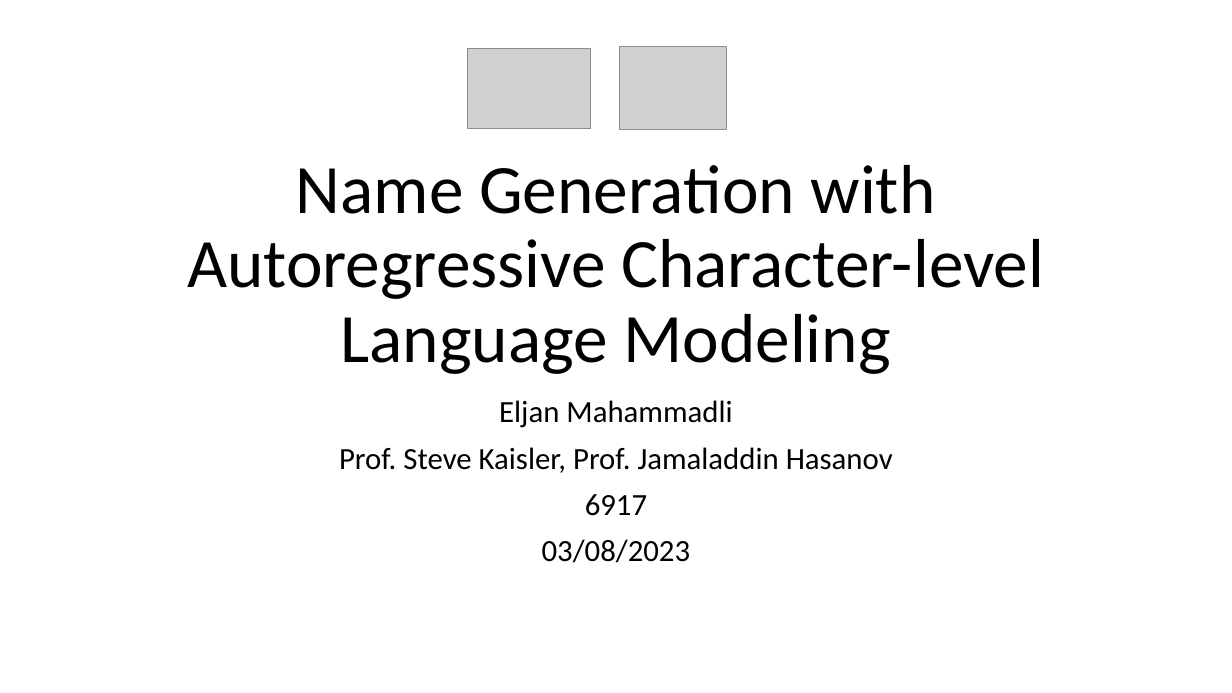
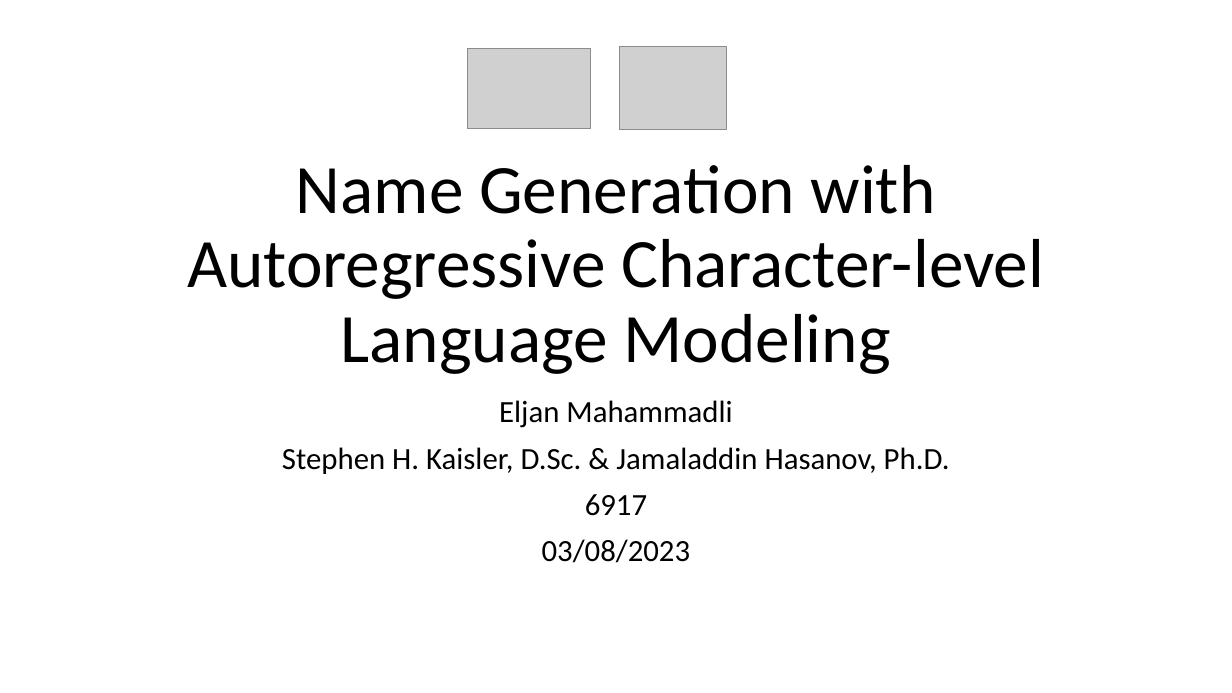
Before and after one commit to ADA-GWU/guidedresearchproject-eljanmahammadli, a slide deck: slide 1 of presentations/Final_Presentation_Eljan_Mahammadli.pptx. Drawn at 1232x693 pixels with LibreOffice and Linux fonts; fonts in the diff are those of the drawing; grey boxes stand for pictures. Boxes give left, top, right and bottom in pixels: in the first picture for what was removed or moved away, otherwise in the second. Text is boxed around its words. In the diff, an @@ line names an element or a change of style, - is before the commit and + after.

```diff
--- a/presentations/Final_Presentation_Eljan_Mahammadli.pptx
+++ b/presentations/Final_Presentation_Eljan_Mahammadli.pptx
@@ subtitle at <box>282,447,950,474</box>: text changed @@
-Prof. Steve Kaisler, Prof. Jamaladdin Hasanov
+Stephen H. Kaisler, D.Sc. & Jamaladdin Hasanov, Ph.D.
```
Also in this commit, not shown: 1 other file.
